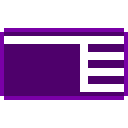
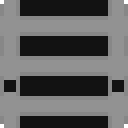
Layered file, before and after one edit (128x128). Changes by layer:
added layer "Calque 4 copie 4" above "Calque 4 copie 3" over [0, 96, 128, 116]
added layer "Calque 4 copie 3" above "Calque 5" over [0, 0, 128, 128]
added layer "Calque 5" above "Groupe 1" over [0, 0, 128, 128]
moved "Calque 1" into group "Groupe 1" over [0, 28, 128, 100]
moved "Calque 3" into group "Groupe 1" over [4, 36, 124, 92]
moved "Calque 2" into group "Groupe 1" over [0, 32, 128, 96]
hid "Calque 0" over [0, 0, 128, 128]
